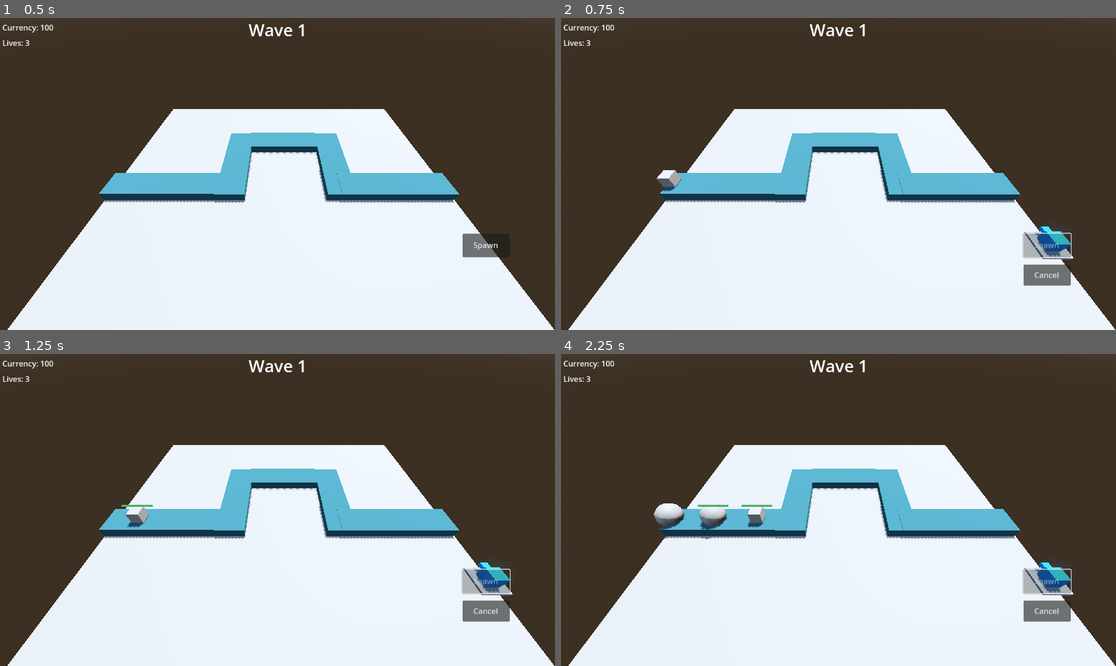
Above: before the commit, frames 1-4 (two rows, left to right).
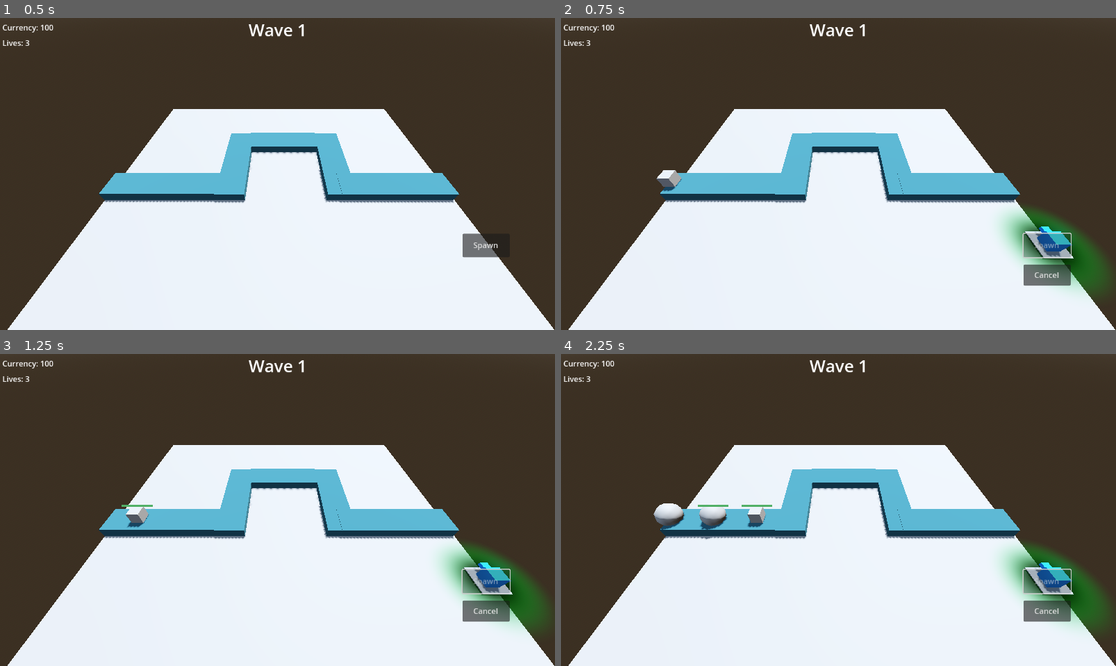
Above: after the commit, the same moments.

Repository: BurnabySouthGameDev/TowerDefence
Game: Godot game, scene res://Scenes/main.tscn
The game is run twice, just before and just after one commit, with the same random seed, the same clock (stepped at 60 frames per second) and the same inputs.
Inputs:
- Up to frame 1 (0.5 s): no input
- Up to frame 2 (0.75 s): click "Spawn" at 0.5 s
- Up to frame 3 (1.25 s): no input
- Up to frame 4 (2.25 s): click "Cancel" at 1.25 s; click "Spawn" at 2 s

Frame 1 is identical in both runs. In frame 2, 2.5% of the frame differs, in the area x 79-99%, y 60-89%; in frame 3, 2.5%; in frame 4, 2.5%.

Commit message:
Added radius indicator showing red/green depending on placement validity

Diff:
--- a/Scenes/main.tscn
+++ b/Scenes/main.tscn
@@ -1,11 +1,11 @@
 [gd_scene load_steps=13 format=3 uid="uid://dxt1ttcllxx1g"]
 
 [ext_resource type="Script" uid="uid://ns7g5warqqu5" path="res://Scripts/enemy_spawn.gd" id="2_ibv0h"]
-[ext_resource type="Script" uid="uid://bh40hhbshvymn" path="res://Scripts/UI/currency_display.gd" id="3_8gbba"]
-[ext_resource type="Script" uid="uid://dq8n1fjdqpre3" path="res://Scripts/UI/spawn_button.gd" id="4_jjvhh"]
+[ext_resource type="Script" uid="uid://bh40hhbshvymn" path="res://Scripts/ui/currency_display.gd" id="3_8gbba"]
+[ext_resource type="Script" uid="uid://dq8n1fjdqpre3" path="res://Scripts/ui/spawn_button.gd" id="4_jjvhh"]
 [ext_resource type="PackedScene" uid="uid://dvdps78t4kco7" path="res://Scenes/UI/menu.tscn" id="5_21xkr"]
 [ext_resource type="PackedScene" uid="uid://gvaje4p786yv" path="res://Scenes/tower_manager.tscn" id="5_kry3j"]
-[ext_resource type="PackedScene" path="res://Scenes/UI/lives.tscn" id="8_ynf5e"]
+[ext_resource type="PackedScene" uid="uid://bug3yv3yrxb8j" path="res://Scenes/UI/lives.tscn" id="8_ynf5e"]
 
 [sub_resource type="ProceduralSkyMaterial" id="ProceduralSkyMaterial_6m1b0"]
 sky_horizon_color = Color(0.64625, 0.65575, 0.67075, 1)
--- a/Scenes/turrets/basic_turret/basic_turret.tscn
+++ b/Scenes/turrets/basic_turret/basic_turret.tscn
@@ -1,10 +1,11 @@
-[gd_scene load_steps=11 format=3 uid="uid://ld73oby6g67"]
+[gd_scene load_steps=14 format=3 uid="uid://ld73oby6g67"]
 
 [ext_resource type="Script" uid="uid://ghb85u66ywux" path="res://Scripts/turrets/basic_turret.gd" id="1_orhfn"]
 [ext_resource type="Resource" uid="uid://c0c22g0dy87a1" path="res://Resources/Towers/basic_turret.tres" id="2_7llsl"]
-[ext_resource type="PackedScene" uid="uid://c2xxq7dd1p7rk" path="res://Scenes/Turrets/basic_turret/basic_bullet.tscn" id="3_7llsl"]
-[ext_resource type="PackedScene" uid="uid://cw7yg6e0jmot0" path="res://Scenes/Turrets/radar.tscn" id="3_8c8dr"]
+[ext_resource type="PackedScene" uid="uid://c2xxq7dd1p7rk" path="res://Scenes/turrets/basic_turret/basic_bullet.tscn" id="3_7llsl"]
+[ext_resource type="PackedScene" uid="uid://cw7yg6e0jmot0" path="res://Scenes/turrets/radar.tscn" id="3_8c8dr"]
 [ext_resource type="Script" uid="uid://c05b2u3qourdf" path="res://Scripts/turrets/select.gd" id="4_mmqk2"]
+[ext_resource type="Shader" uid="uid://djj7r8u508e1b" path="res://Shaders/placementindicator.gdshader" id="6_8c8dr"]
 
 [sub_resource type="StandardMaterial3D" id="StandardMaterial3D_7llsl"]
 albedo_color = Color(0.52549, 0.568627, 0.607843, 1)
@@ -21,6 +22,16 @@
 
 [sub_resource type="SphereShape3D" id="SphereShape3D_slgpk"]
 radius = 1.0
+
+[sub_resource type="PlaneMesh" id="PlaneMesh_mmqk2"]
+
+[sub_resource type="ShaderMaterial" id="ShaderMaterial_b8771"]
+render_priority = 0
+shader = ExtResource("6_8c8dr")
+shader_parameter/size = 1.0
+shader_parameter/width = 1.0
+shader_parameter/inner_color = Color(0, 0, 0, 1)
+shader_parameter/outer_color = Color(1, 0.160784, 0.172549, 0.0470588)
 
 [node name="BasicTurret" type="Node3D"]
 script = ExtResource("1_orhfn")
@@ -70,6 +81,11 @@
 shape = SubResource("SphereShape3D_slgpk")
 debug_color = Color(0.576045, 0.397559, 0.974967, 0.42)
 
+[node name="RadiusIndicator" type="MeshInstance3D" parent="."]
+transform = Transform3D(4, 0, 0, 0, 4, 0, 0, 0, 4, 0, 0.104717, 0)
+mesh = SubResource("PlaneMesh_mmqk2")
+surface_material_override/0 = SubResource("ShaderMaterial_b8771")
+
 [connection signal="new_target" from="Radar" to="." method="_on_radar_new_target"]
 [connection signal="timeout" from="ReloadTimer" to="." method="fire"]
 [connection signal="mouse_entered" from="Select" to="Select" method="_on_mouse_entered"]
--- a/Scripts/turrets/basic_turret.gd
+++ b/Scripts/turrets/basic_turret.gd
@@ -2,6 +2,8 @@
 
 const OUTLINE = preload("res://Shaders/outline.gdshader")
 signal request_tower_menu(tower)
+
+@onready var rad_indicator = $RadiusIndicator
 
 @export var sell_value: int = 5
 @export var resource: TowerResource
@@ -102,9 +104,16 @@
 func change_color(color: Color) -> void:
 	if csg_box_3d.material == null:
 		return
-
 	csg_box_3d.material = csg_box_3d.material.duplicate()
 	csg_box_3d.material.albedo_color = color
 
+func change_indicator(color: Color) -> void:
+	if rad_indicator.get_surface_override_material(0) == null:
+		return
+
+	rad_indicator.get_surface_override_material(0).set_shader_parameter("outer_color", color)
+func indicator_visibility(is_vis: bool) -> void:
+	rad_indicator.visible = is_vis
+
 func update_radius(value: int) -> void:
 	$Radar/CollisionShape3D.shape.radius = value
--- a/Scripts/ui/spawn_button.gd
+++ b/Scripts/ui/spawn_button.gd
@@ -20,8 +20,11 @@
 
 		if can_place:
 			placing_turret.change_color(Color(0.0863, 0.5411, 1.0))
+			placing_turret.change_indicator(Color(0.0, 0.886, 0.173, 0.0))
 		else:
 			placing_turret.change_color(Color(0.7176, 0.2117, 0.1686))
+			placing_turret.change_indicator(Color(1.0, 0.161, 0.173, 0.0))
+
 
 @export var path_node: Path3D
 
@@ -105,6 +108,7 @@
 
 				var radar = placing_turret.get_node("Radar") as Radar
 				radar.monitoring = true
+				placing_turret.indicator_visibility(false)
 
 				Global.placed_turrets.append(placing_turret)
 
--- /dev/null
+++ b/Shaders/placementindicator.gdshader
@@ -0,0 +1,20 @@
+shader_type spatial;
+render_mode unshaded, cull_disabled, depth_draw_opaque;
+
+uniform float size;
+uniform float width;
+uniform vec4 inner_color: source_color;
+uniform vec4 outer_color: source_color;
+
+void fragment() {
+	ALPHA = 0.0;
+	vec2 center = vec2(0.5);
+	float d = distance(UV, center);
+	float h = size * 0.5;
+	float l = h - (width * 0.5);
+	if (d <= h && d > l) {
+		vec4 color = mix(inner_color, outer_color, smoothstep(l, h, d));
+		ALPHA = color.a;
+		ALBEDO = color.rgb;
+	}
+}
Not shown: 1 places in Resources/Towers/basic_turret.tres that only renumber resources
Not shown, added: Shaders/placementindicator.gdshader.uid
